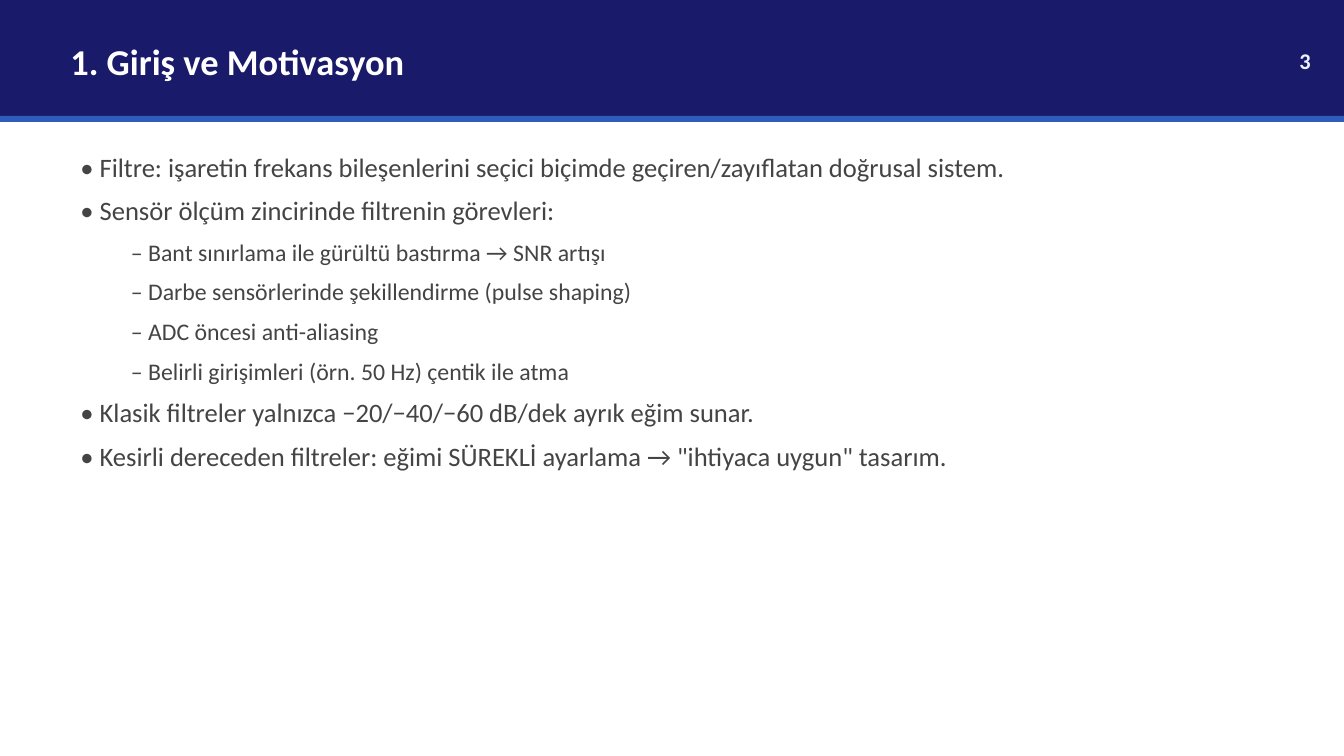
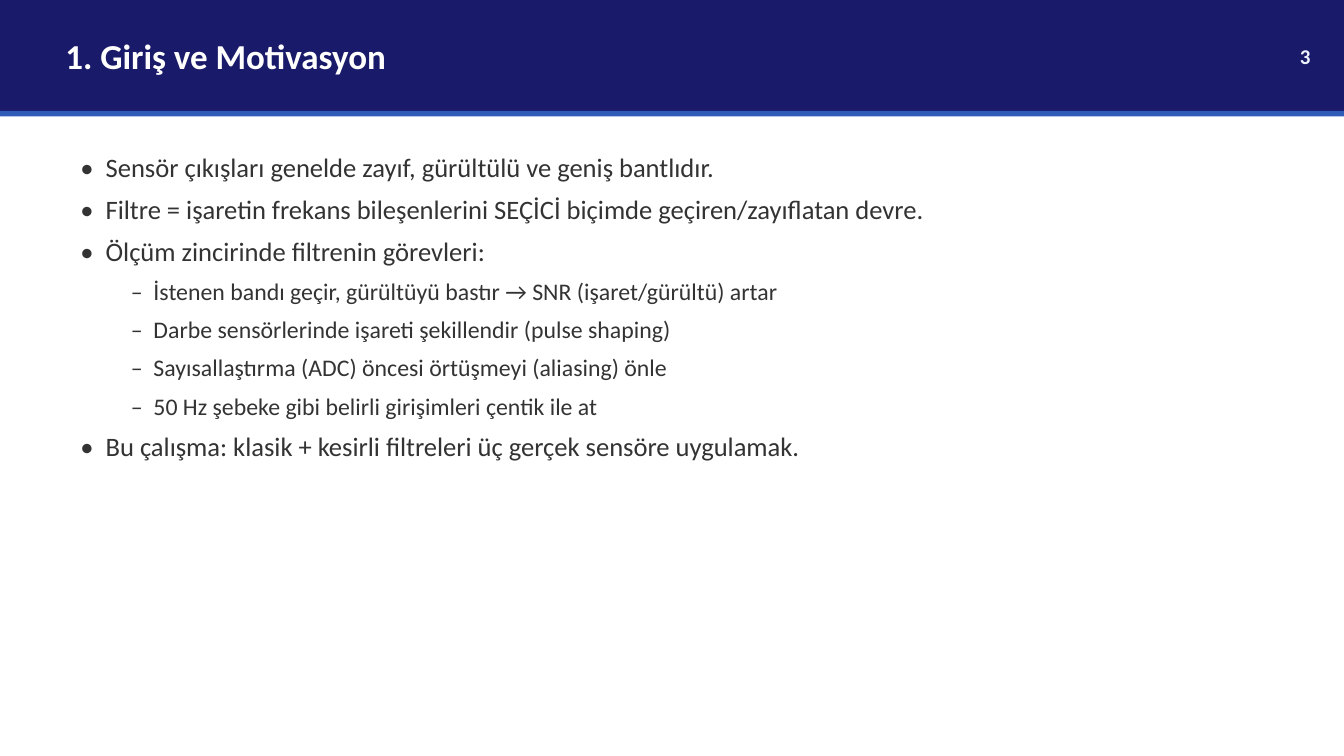
Before and after one commit to selinacr/selin, a slide deck: slide 3 of analog-filtre-tez/EEM537_Sunum_SelinACAR.pptx. Drawn at 1344x756 pixels with LibreOffice and Linux fonts; fonts in the diff are those of the drawing. Boxes give left, top, right and bottom in pixels: in the first picture for what was removed or moved away, otherwise in the second. Text is boxed around its words. In the diff, an @@ line names an element or a change of style, - is before the commit and + after.

```diff
--- a/analog-filtre-tez/EEM537_Sunum_SelinACAR.pptx
+++ b/analog-filtre-tez/EEM537_Sunum_SelinACAR.pptx
@@ rectangle: place and size @@
-rectangle at <box>0,0,1344,116</box>
+rectangle at <box>0,0,1344,111</box>
@@ text "1. Giriş ve Motivasyon" at <box>65,44,386,75</box>: size 26 to 25 pt; less space between paragraphs @@
@@ text "3" at <box>1300,50,1311,64</box>: size 16 to 15 pt; less space between paragraphs @@
@@ rectangle: place and size @@
-rectangle at <box>0,116,1344,122</box>
+rectangle at <box>0,111,1344,117</box>
@@ text at <box>106,158,923,461</box>: text changed; text colour #444444 to #333333 @@
-• Filtre: işaretin frekans bileşenlerini seçici biçimde geçiren/zayıflatan doğrusal sistem.
-• Sensör ölçüm zincirinde filtrenin görevleri:
-  – Bant sınırlama ile gürültü bastırma → SNR artışı
-  – Darbe sensörlerinde şekillendirme (pulse shaping)
-  – ADC öncesi anti-aliasing
-  – Belirli girişimleri (örn. 50 Hz) çentik ile atma
-• Klasik filtreler yalnızca −20/−40/−60 dB/dek ayrık eğim sunar.
-• Kesirli dereceden filtreler: eğimi SÜREKLİ ayarlama → "ihtiyaca uygun" tasarım.
+• Sensör çıkışları genelde zayıf, gürültülü ve geniş bantlıdır.
+• Filtre = işaretin frekans bileşenlerini SEÇİCİ biçimde geçiren/zayıflatan devre.
+• Ölçüm zincirinde filtrenin görevleri:
+  – İstenen bandı geçir, gürültüyü bastır → SNR (işaret/gürültü) artar
+  – Darbe sensörlerinde işareti şekillendir (pulse shaping)
+  – Sayısallaştırma (ADC) öncesi örtüşmeyi (aliasing) önle
+  – 50 Hz şebeke gibi belirli girişimleri çentik ile at
+• Bu çalışma: klasik + kesirli filtreleri üç gerçek sensöre uygulamak.
```
Also in this commit, not shown: 14 other slides changed, 12 slides added, 6 slides removed.
